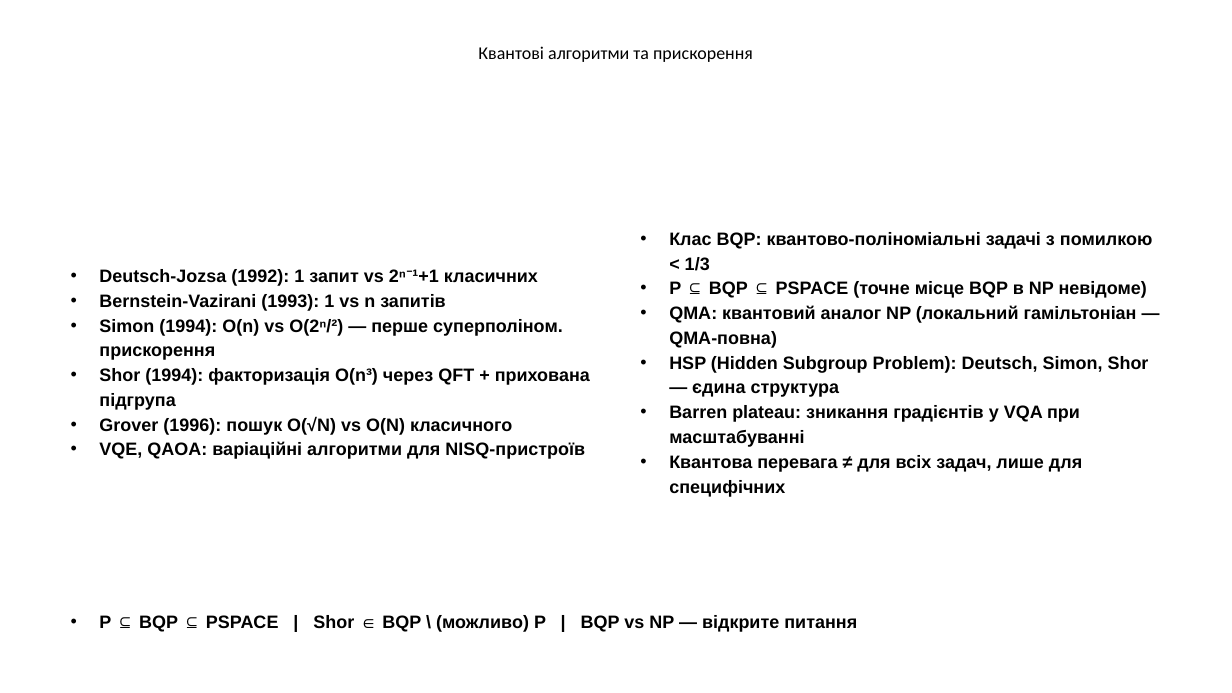
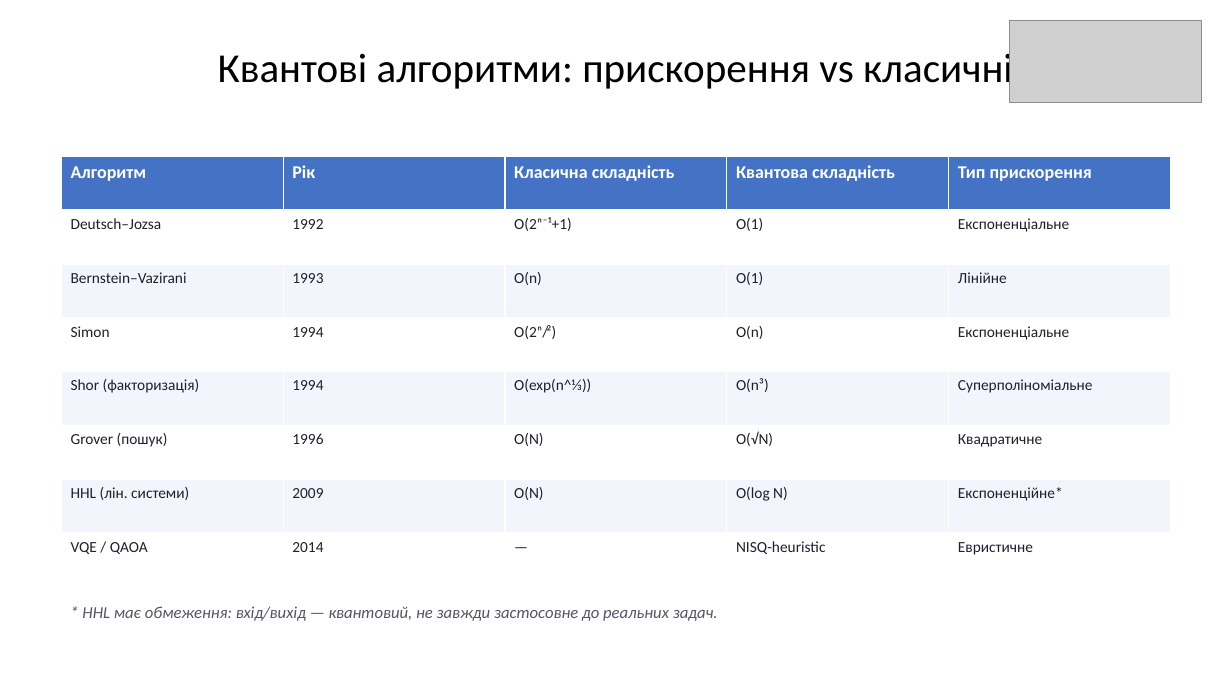
Before and after one commit to Andriykooo/ifntung-studies, a slide deck: slide 11 of Year 1/Постквантова криптографія/UA/2026/PPT/Презентація_1.pptx. Drawn at 1232x693 pixels with LibreOffice and Linux fonts; fonts in the diff are those of the drawing; grey boxes stand for pictures. Boxes give left, top, right and bottom in pixels: in the first picture for what was removed or moved away, otherwise in the second. Text is boxed around its words. In the diff, an @@ line names an element or a change of style, - is before the commit and + after.

```diff
--- a/Year 1/Постквантова криптографія/UA/2026/PPT/Презентація_1.pptx
+++ b/Year 1/Постквантова криптографія/UA/2026/PPT/Презентація_1.pptx
@@ picture added at [1010, 20, 1202, 103] @@
@@ text at [218, 48, 1013, 92]: text changed; size 14 to 32 pt @@
-Квантові алгоритми та прискорення
+Квантові алгоритми: прискорення vs класичні
@@ table added at [61, 157, 1170, 588], 8 rows, 5 columns @@
+Алгоритм | Рік | Класична складність | Квантова складність | Тип прискорення
+Deutsch–Jozsa | 1992 | O(2ⁿ⁻¹+1) | O(1) | Експоненціальне
+Bernstein–Vazirani | 1993 | O(n) | O(1) | Лінійне
+Simon | 1994 | O(2ⁿ/²) | O(n) | Експоненціальне
+Shor (факторизація) | 1994 | O(exp(n^⅓)) | O(n³) | Суперполіноміальне
+Grover (пошук) | 1996 | O(N) | O(√N) | Квадратичне
+HHL (лін. системи) | 2009 | O(N) | O(log N) | Експоненційне*
+VQE / QAOA | 2014 | — | NISQ-heuristic | Евристичне
@@ text removed at [669, 232, 1153, 497] @@
-• Клас BQP: квантово-поліноміальні задачі з помилкою < 1/3
-• P ⊆ BQP ⊆ PSPACE (точне місце BQP в NP невідоме)
-• QMA: квантовий аналог NP (локальний гамільтоніан — QMA-повна)
-• HSP (Hidden Subgroup Problem): Deutsch, Simon, Shor — єдина структура
-• Barren plateau: зникання градієнтів у VQA при масштабуванні
-• Квантова перевага ≠ для всіх задач, лише для специфічних
@@ text removed at [99, 269, 590, 459] @@
-• Deutsch-Jozsa (1992): 1 запит vs 2ⁿ⁻¹+1 класичних
-• Bernstein-Vazirani (1993): 1 vs n запитів
-• Simon (1994): O(n) vs O(2ⁿ/²) — перше суперполіном. прискорення
-• Shor (1994): факторизація O(n³) через QFT + прихована підгрупа
-• Grover (1996): пошук O(√N) vs O(N) класичного
-• VQE, QAOA: варіаційні алгоритми для NISQ-пристроїв
@@ text added at [82, 606, 718, 621], 13 pt, text #555566, italic @@
+* HHL має обмеження: вхід/вихід — квантовий, не завжди застосовне до реальних задач.
@@ text removed at [99, 615, 857, 632] @@
-• P ⊆ BQP ⊆ PSPACE | Shor ∈ BQP \ (можливо) P | BQP vs NP — відкрите питання
```
Also in this commit, not shown: 11 other slides changed, 3 other files.
